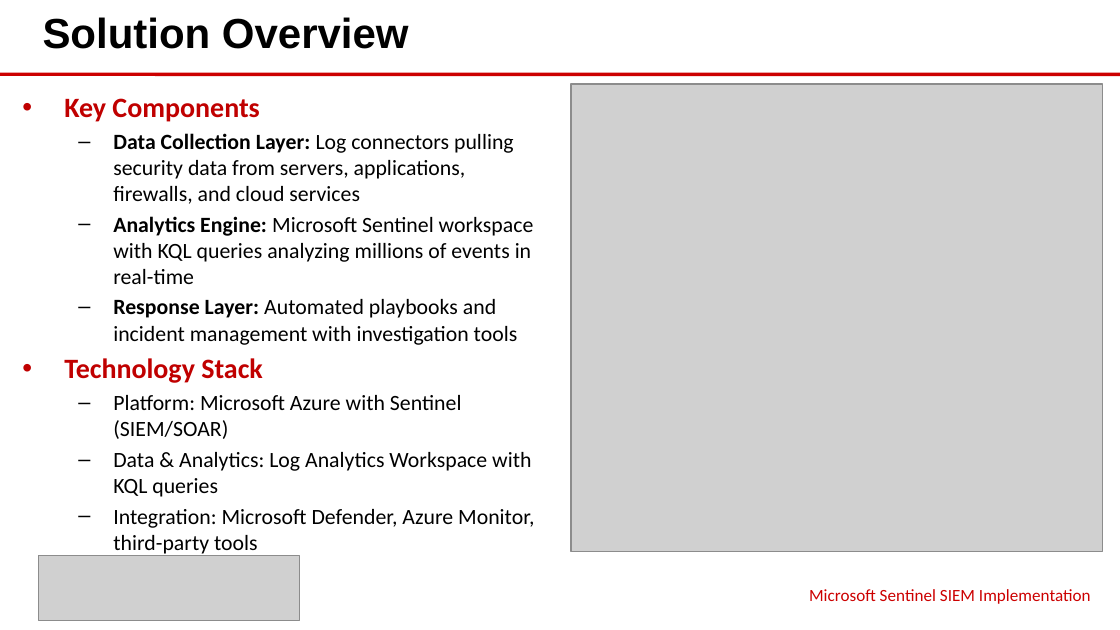
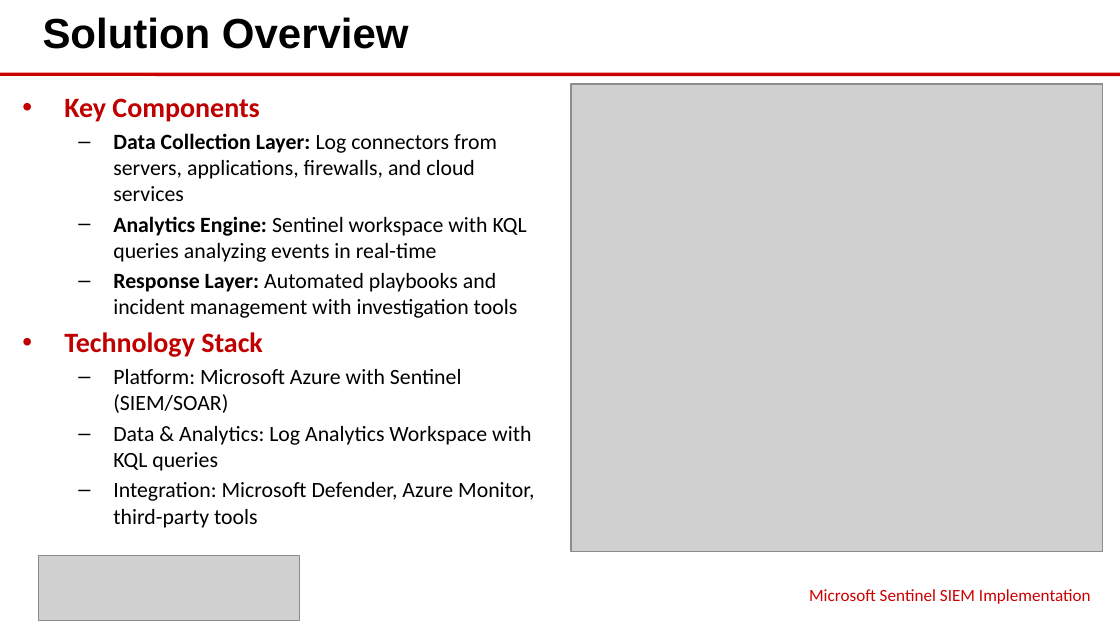
Before and after one commit to eoframework/solutions, a slide deck: slide 4 of solutions/azure/cyber-security/sentinel-siem/presales/solution-briefing.pptx. Drawn at 1120x630 pixels with LibreOffice and Linux fonts; fonts in the diff are those of the drawing; grey boxes stand for pictures. Boxes give left, top, right and bottom in pixels: in the first picture for what was removed or moved away, otherwise in the second. Text is boxed around its words. In the diff, an @@ line names an element or a change of style, - is before the commit and + after.

```diff
--- a/solutions/azure/cyber-security/sentinel-siem/presales/solution-briefing.pptx
+++ b/solutions/azure/cyber-security/sentinel-siem/presales/solution-briefing.pptx
@@ text at (113, 133, 527, 262): text changed @@
-  – Data Collection Layer: Log connectors pulling security data from servers, applications, firewalls, and cloud services
-  – Analytics Engine: Microsoft Sentinel workspace with KQL queries analyzing millions of events in real-time
+  – Data Collection Layer: Log connectors from servers, applications, firewalls, and cloud services
+  – Analytics Engine: Sentinel workspace with KQL queries analyzing events in real-time
```
Also in this commit, not shown: 5 other files.
